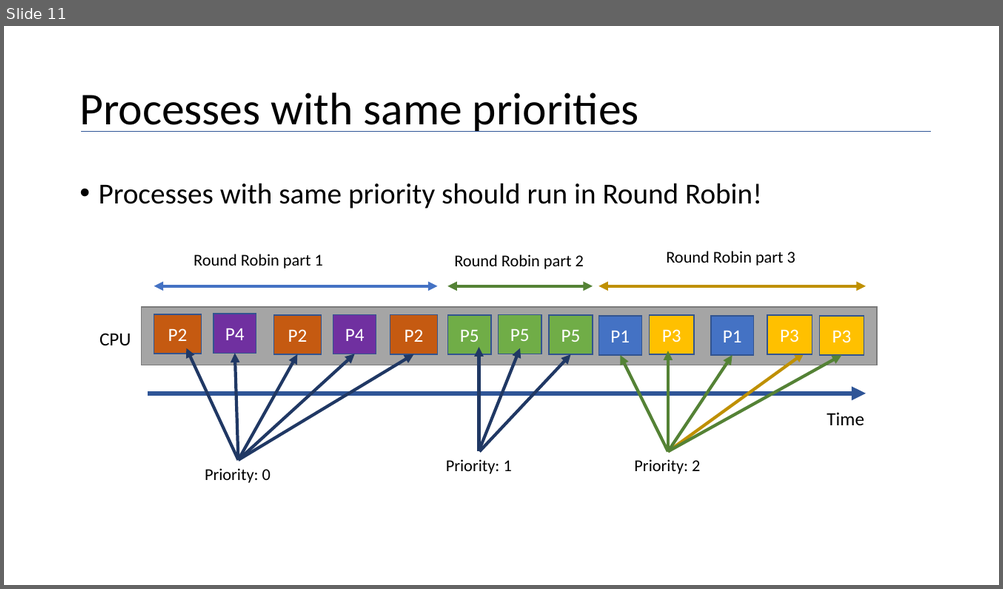
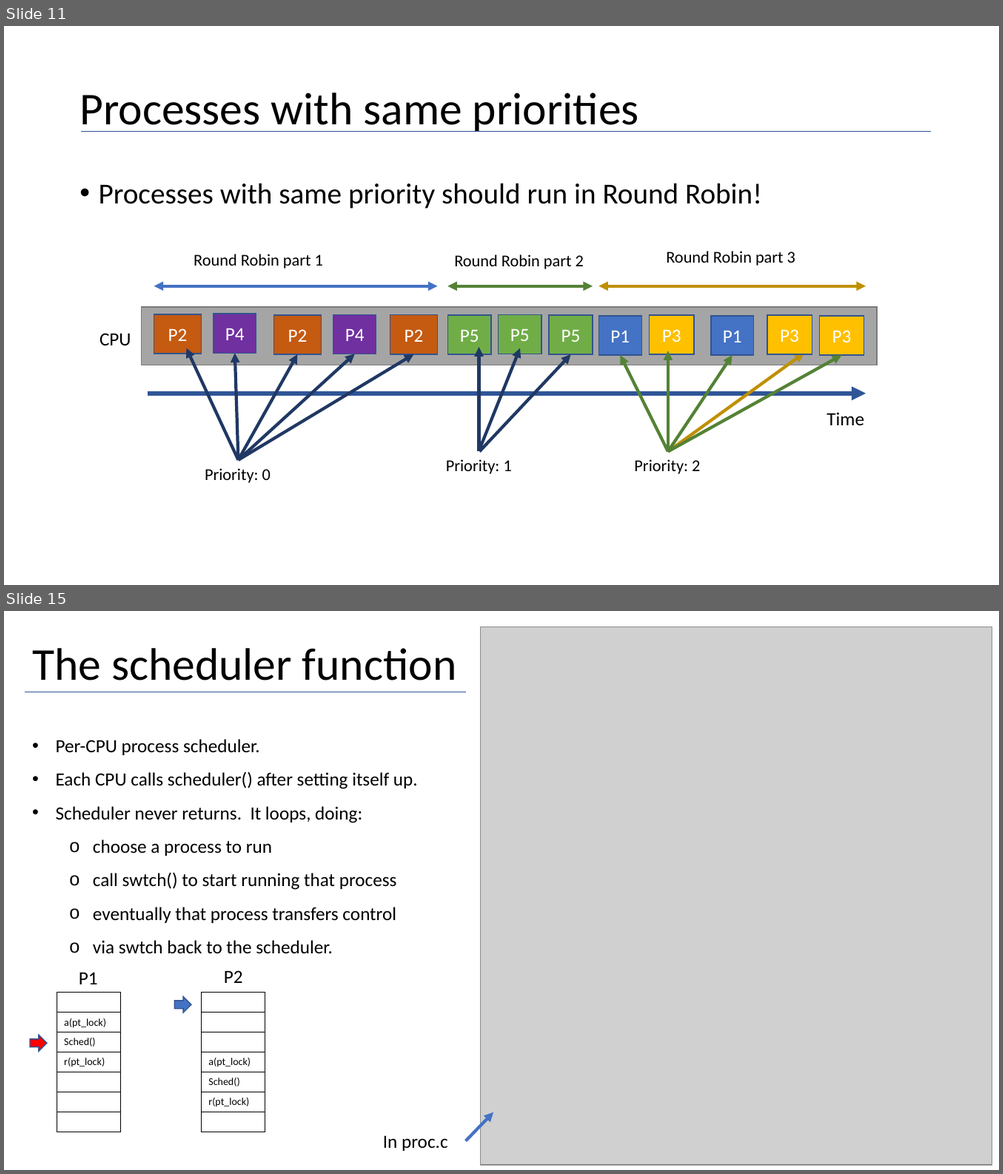
Before and after one commit to maher460/Pitt_CS1550_recitation_materials, a slide deck: week7/CS1550_week_7_lab3.pptx. Shown one above the other, each under a label of ours: slide 11 before the commit, slides 11 and 15 after it; the slides between them are not shown. The pictures are 1003x589 and 1003x1174 pixels, drawn with LibreOffice and Linux fonts; fonts in the diff are those of the drawing; grey boxes stand for pictures. Boxes give left, top, right and bottom in pixels: in the first picture for what was removed or moved away, otherwise in the second. Text is boxed around its words. In the diff, an @@ line names an element or a change of style, - is before the commit and + after.

```diff
--- a/week7/CS1550_week_7_lab3.pptx
+++ b/week7/CS1550_week_7_lab3.pptx
@@ slide 15 added at [4,611,999,1170], background #FFFFFF @@
@@ picture added at [480,627,991,1166] @@
@@ title added at [32,648,457,681], 44 pt, text #000000 @@
+The scheduler function
@@ line added from (25, 692) to (466, 692), #2F5597 0.5 pt @@
@@ text added at [56,739,418,954], 18 pt, text #000000 @@
+• Per-CPU process scheduler.
+• Each CPU calls scheduler() after setting itself up.
+• Scheduler never returns. It loops, doing:
+  o choose a process to run
+  o call swtch() to start running that process
+  o eventually that process transfers control
+  o via swtch back to the scheduler.
@@ text added at [79,972,98,985], 18 pt, text #000000 @@
+P1
@@ text added at [224,971,243,983], 18 pt, text #000000 @@
+P2
@@ table added at [57,993,120,1133], 7 rows, 1 columns @@
+
+a(pt_lock)
+Sched()
+r(pt_lock)
+
+
+
@@ right arrow added at [174,997,191,1013], fill #4472C4, outline #325491 1 pt @@
@@ table added at [201,993,264,1133], 7 rows, 1 columns @@
+
+
+
+a(pt_lock)
+Sched()
+r(pt_lock)
+
@@ right arrow added at [30,1036,47,1052], fill #FF0000, outline #325491 1 pt @@
@@ arrow added from (466, 1142) to (493, 1113), #4472C4 3 pt @@
@@ text added at [383,1136,447,1151], 18 pt, text #000000 @@
+In proc.c
```
Also in this commit, not shown: 3 slides changed, 14 other slides added, 1 other file.
